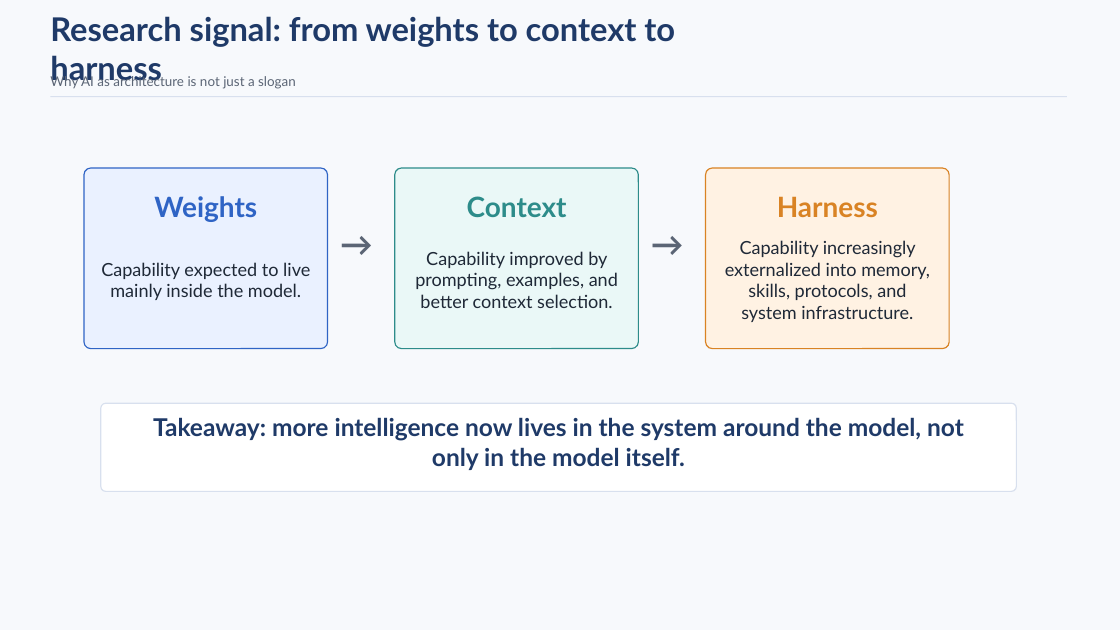
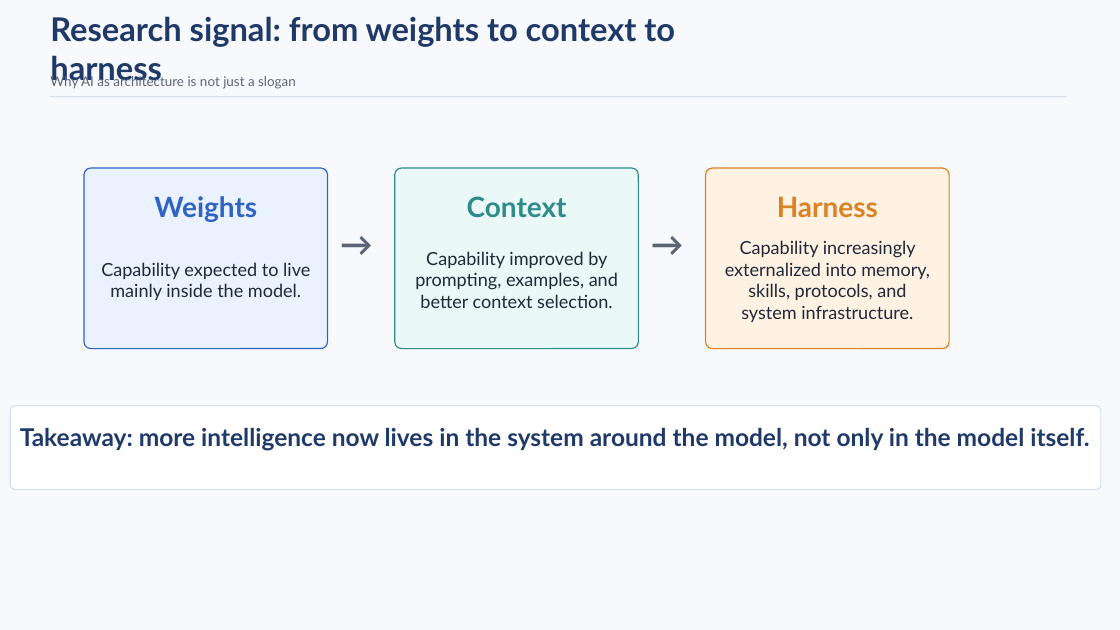
Before and after one commit to mnanos/AI_native_workshop, a slide deck: slide 3 of AI_as_Architecture_with_Harness_Update.pptx. Drawn at 1120x630 pixels with LibreOffice and Linux fonts; fonts in the diff are those of the drawing. Boxes give left, top, right and bottom in pixels: in the first picture for what was removed or moved away, otherwise in the second. Text is boxed around its words. In the diff, an @@ line names an element or a change of style, - is before the commit and + after.

```diff
--- a/AI_as_Architecture_with_Harness_Update.pptx
+++ b/AI_as_Architecture_with_Harness_Update.pptx
@@ text "Takeaway: more intelligence now lives ..." rewrapped from box(153, 417, 964, 470) to box(20, 427, 1089, 451) @@
@@ rounded rectangle: place and size @@
-rounded rectangle at box(101, 403, 1017, 492)
+rounded rectangle at box(10, 406, 1101, 490)
```
Also in this commit, not shown: 3 other slides changed.
